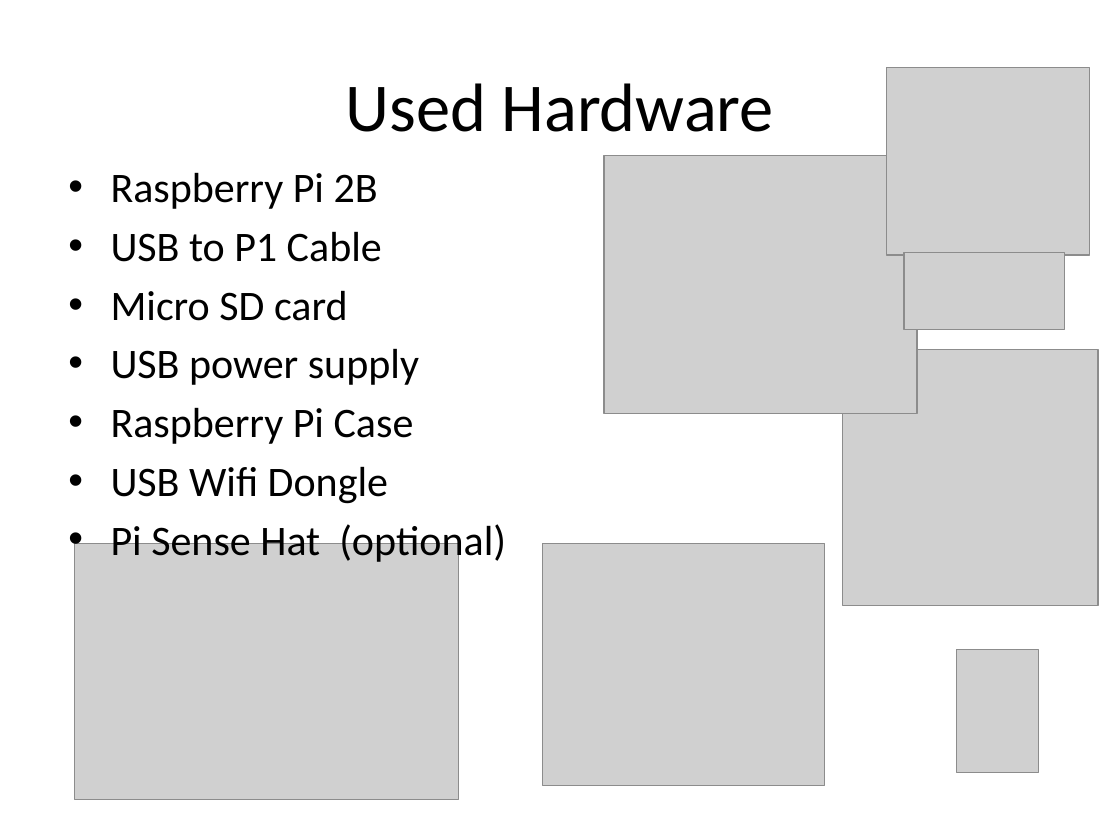
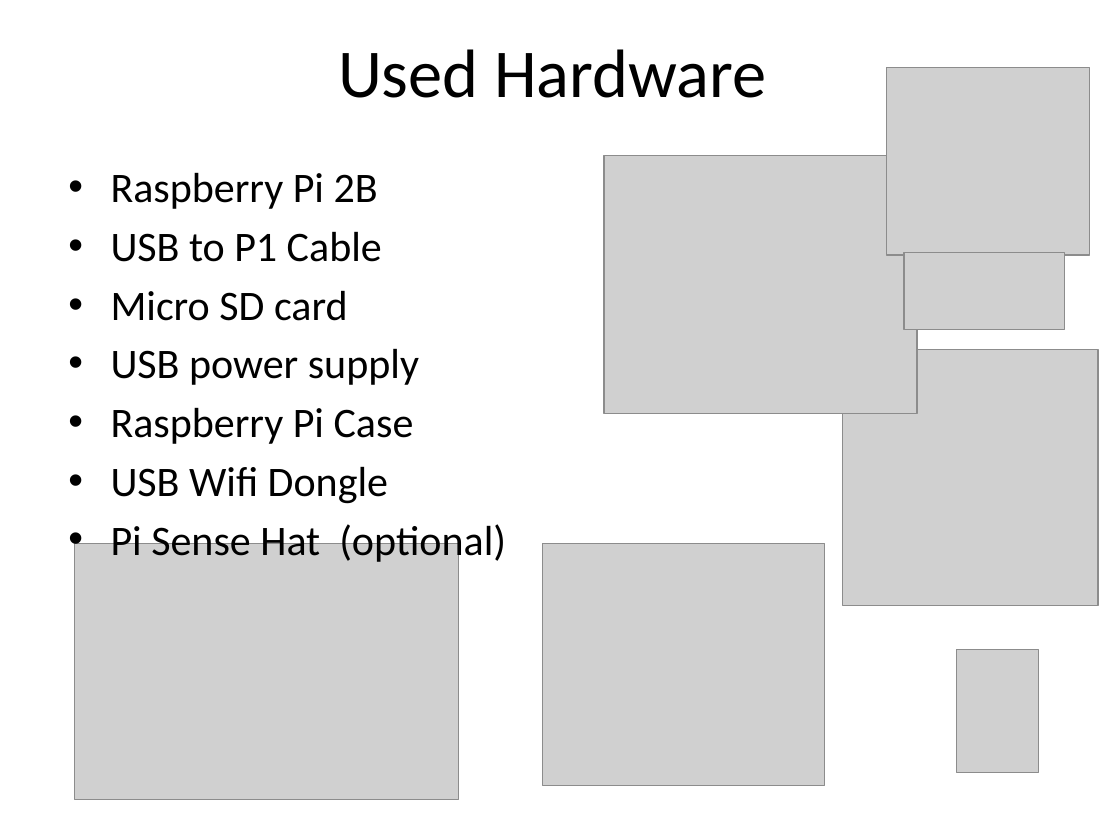
Before and after one commit to plaatsoft/plaatenergy, a slide deck: slide 4 of doc/ppt/PlaatEnergy Design.pptx. Drawn at 1120x840 pixels with LibreOffice and Linux fonts; fonts in the diff are those of the drawing; grey boxes stand for pictures. Boxes give left, top, right and bottom in pixels: in the first picture for what was removed or moved away, otherwise in the second. Text is boxed around its words. In the diff, an @@ line names an element or a change of style, - is before the commit and + after.

```diff
--- a/doc/ppt/PlaatEnergy Design.pptx
+++ b/doc/ppt/PlaatEnergy Design.pptx
@@ title "Used Hardware": place and size @@
-title "Used Hardware" at (346, 83, 774, 132)
+title "Used Hardware" at (338, 49, 766, 98)
```
Also in this commit, not shown: 10 other slides changed.
